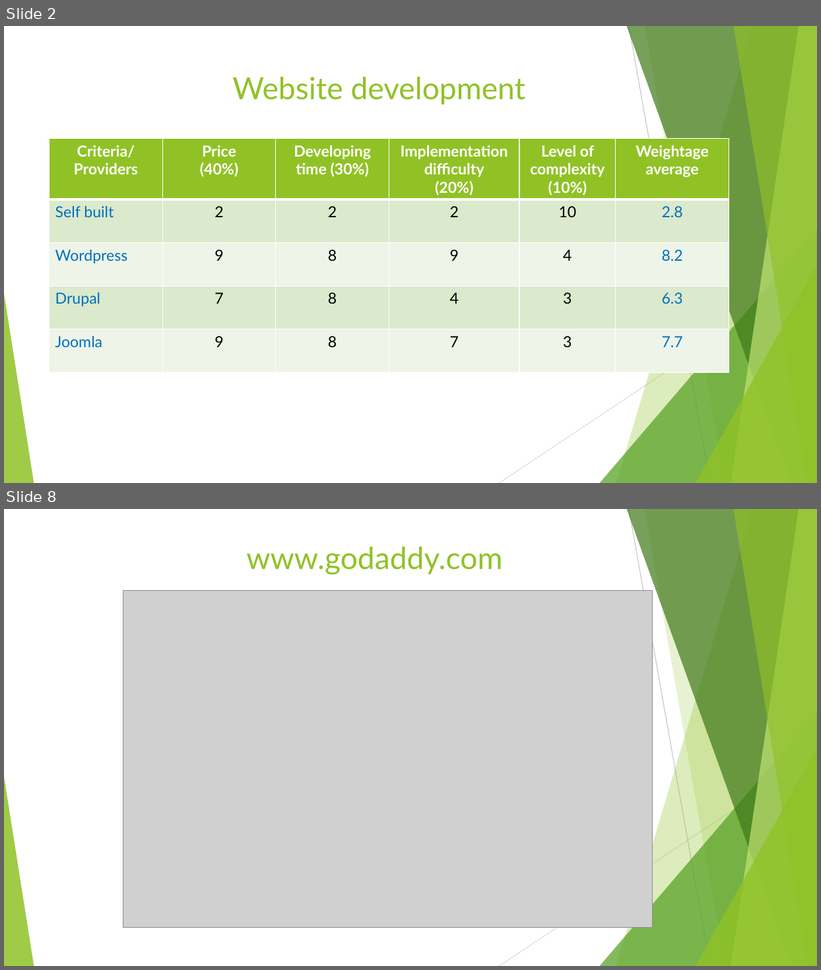
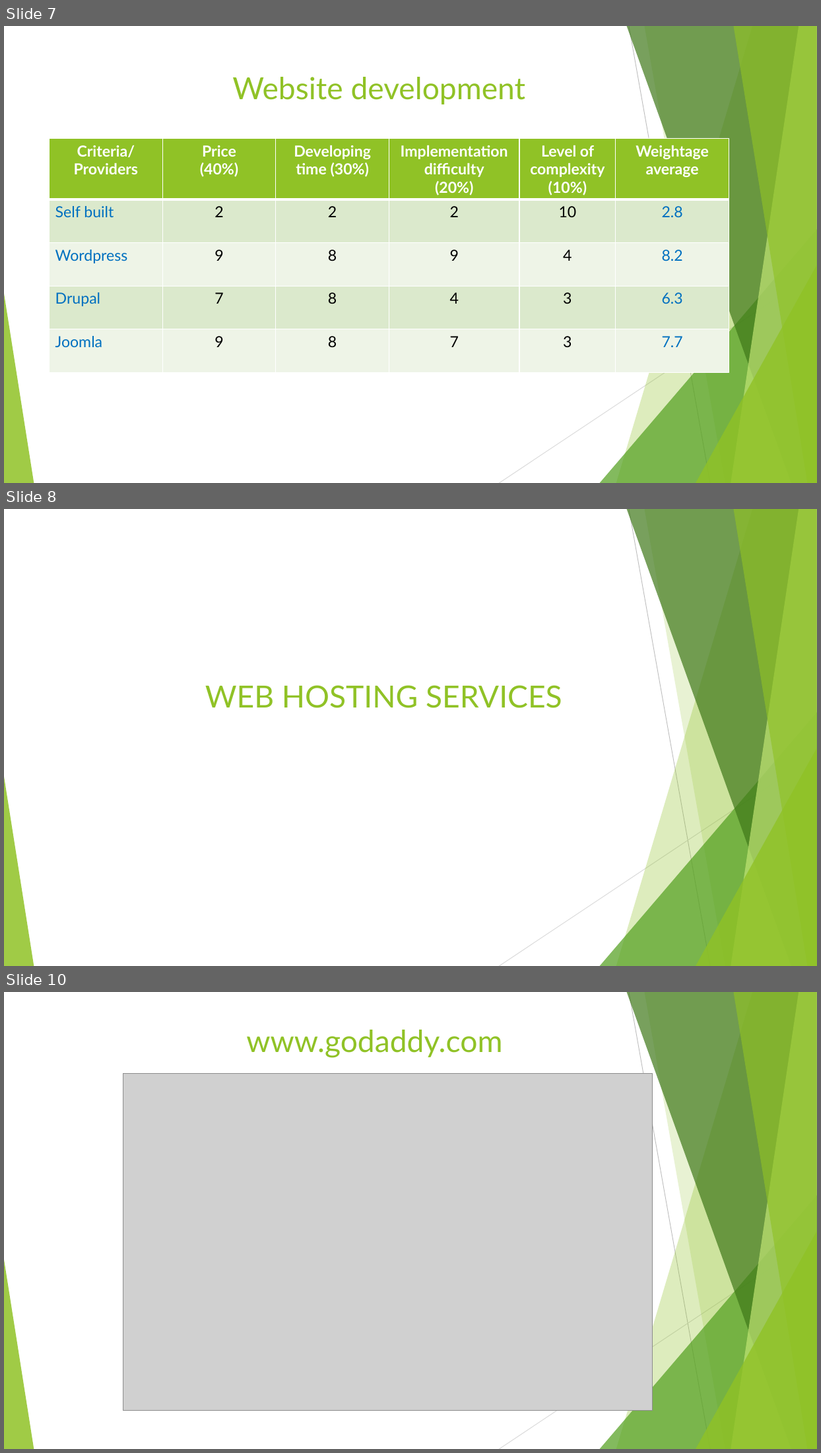
Before and after one commit to jvector-solutions/SAIT-OOSD-Team5, a slide deck: presentation/ECommerce presentation.pptx. Shown one above the other, each under a label of ours: slides 2 and 8 before the commit, slides 7, 8 and 10 after it; the slides between them are not shown. The pictures are 821x970 and 821x1453 pixels, drawn with LibreOffice and Linux fonts; fonts in the diff are those of the drawing; grey boxes stand for pictures. Boxes give left, top, right and bottom in pixels: in the first picture for what was removed or moved away, otherwise in the second. Text is boxed around its words. In the diff, an @@ line names an element or a change of style, - is before the commit and + after.

```diff
--- a/presentation/ECommerce presentation.pptx
+++ b/presentation/ECommerce presentation.pptx
@@ slide 8 added at (4, 509, 817, 966), background #FFFFFF; not listed: 10 template elements that a slide beside it also shows @@
@@ title added at (205, 685, 562, 708), 36 pt, text #90C226 @@
+WEB HOSTING SERVICES
@@ what was slide 2 is now slide 7 @@
@@ what was slide 8 is now slide 10 @@
```
Also in this commit, not shown: 5 slides changed, 5 other slides added, 1 slide removed.
